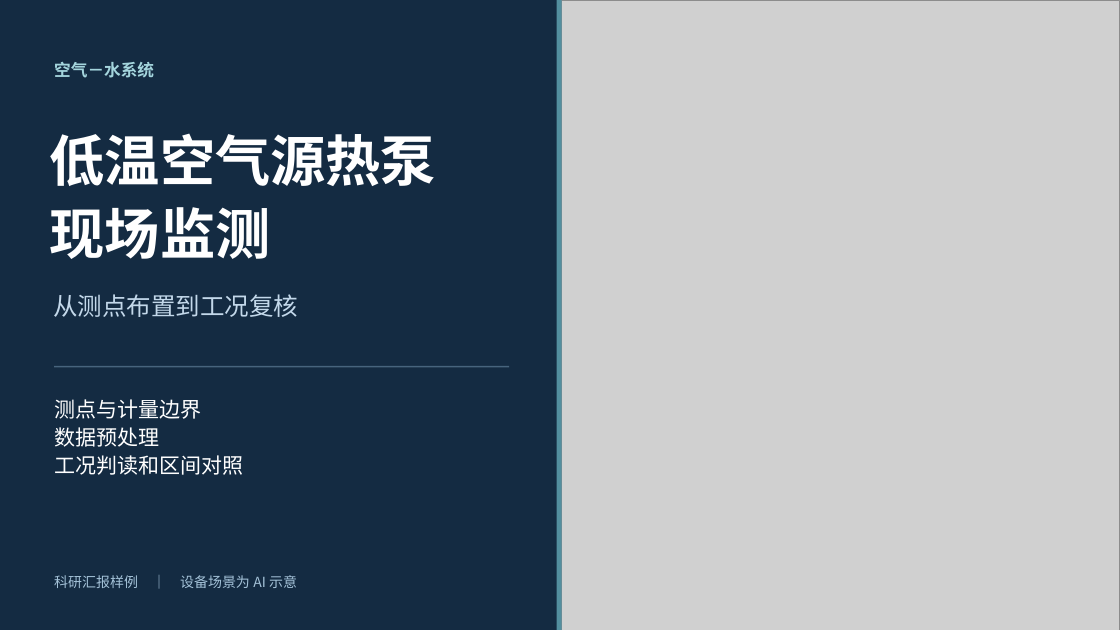
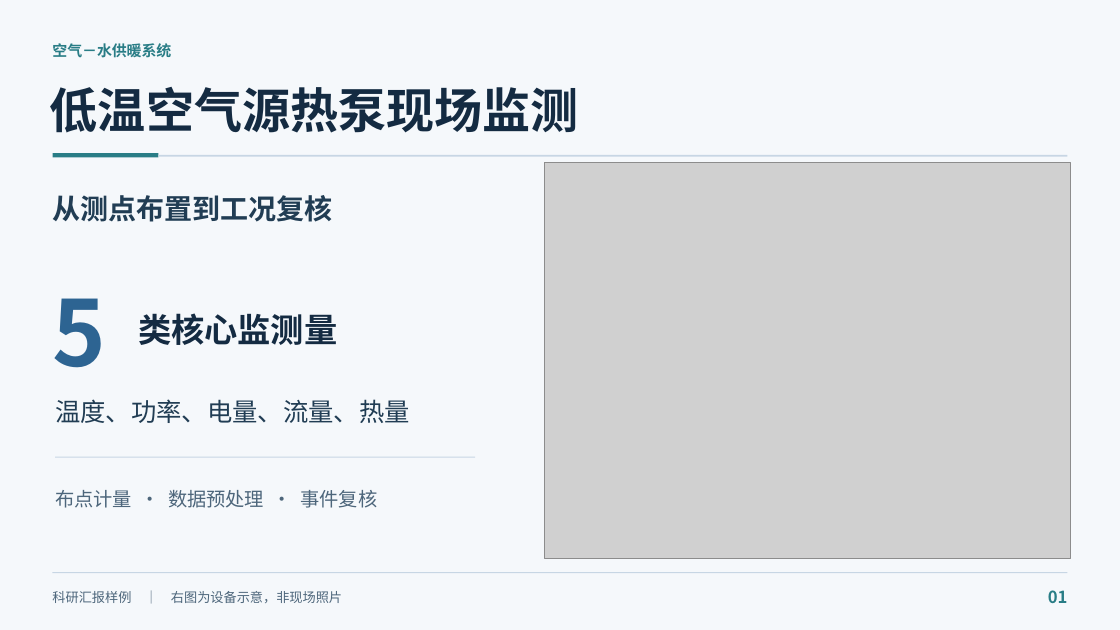
Before and after one commit to Chunling1/FrameDeck-PPT-Studio, a slide deck: slide 1 of docs/examples/heat-pump/heat-pump-monitoring.pptx. Drawn at 1120x630 pixels with LibreOffice and Linux fonts; fonts in the diff are those of the drawing; grey boxes stand for pictures. Boxes give left, top, right and bottom in pixels: in the first picture for what was removed or moved away, otherwise in the second. Text is boxed around its words. In the diff, an @@ line names an element or a change of style, - is before the commit and + after.

```diff
--- a/docs/examples/heat-pump/heat-pump-monitoring.pptx
+++ b/docs/examples/heat-pump/heat-pump-monitoring.pptx
@@ background #142B42 to #F5F8FB @@
@@ rectangle removed at [556,0,561,630] @@
@@ text at [52,43,171,58]: text changed; size 14.2 to 12.8 pt; text colour #A4D5DD to #297D86 @@
-空气－水系统
+空气－水供暖系统
@@ text at [50,87,579,133]: text changed; size 47.2 to 41.2 pt; text colour #FFFFFF to #142B42 @@
-低温空气源热泵
-现场监测
+低温空气源热泵现场监测
@@ rectangle added at [52,153,158,157], fill #297D86 @@
@@ rectangle added at [159,155,1068,156], fill #C7D6E4 @@
@@ picture: place and size @@
-picture at [562,0,1120,630]
+picture at [544,163,1071,559]
@@ text "从测点布置到工况复核": place and size @@
-text "从测点布置到工况复核" at [53,294,298,317]
+text "从测点布置到工况复核" at [52,195,332,222]
@@ text "从测点布置到工况复核" at [52,195,332,222]: size 21 to 24 pt, text colour #C3D8EA to #213D54, bold on; line spacing 28.5pt to 32.2pt @@
@@ text added at [52,298,106,368], 78 pt, text #2D6492, bold @@
+5
@@ text added at [138,313,337,345], 28.5 pt, text #142B42, bold @@
+类核心监测量
@@ rectangle removed at [55,365,510,367] @@
@@ text added at [55,399,410,423], 21.8 pt, text #213D54 @@
+温度、功率、电量、流量、热量
@@ rectangle added at [55,457,476,458], fill #C7D6E4 @@
@@ text at [55,490,378,508]: text changed; size 18 to 16.5 pt; text colour #FFFFFF to #4D667B @@
-测点与计量边界
-数据预处理
-工况判读和区间对照
+布点计量 · 数据预处理 · 事件复核
@@ text at [52,591,342,603]: text changed; size 12 to 11.2 pt; text colour #A4C2D8 to #4D667B @@
-科研汇报样例 ｜ 设备场景为 AI 示意
+科研汇报样例 ｜ 右图为设备示意，非现场照片
@@ rectangle added at [52,572,1067,573], fill #C7D6E4 @@
@@ text added at [1048,590,1068,603], 14.2 pt, text #297D86, bold @@
+01
```
Also in this commit, not shown: 4 other slides changed, 4 other files.
